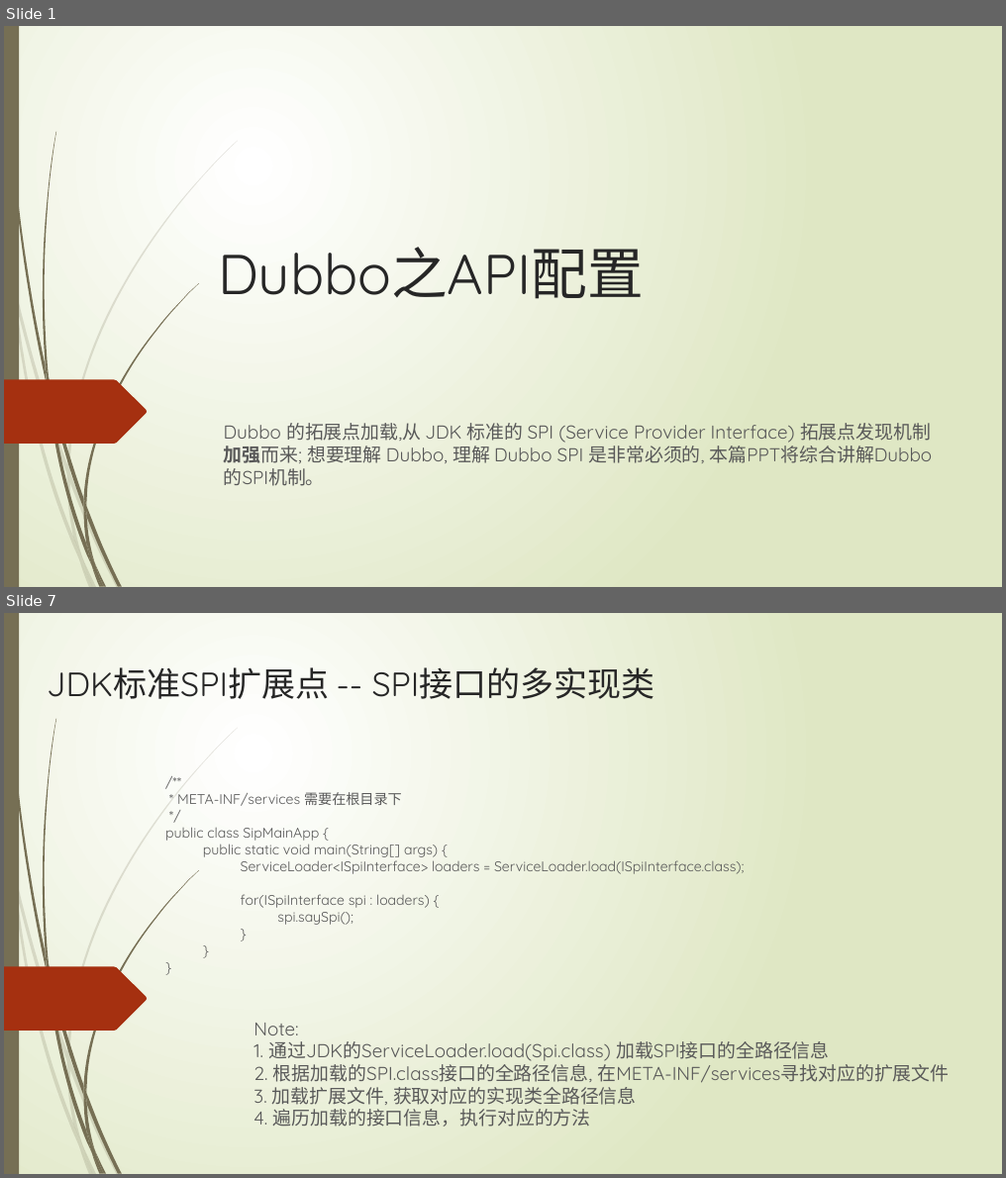
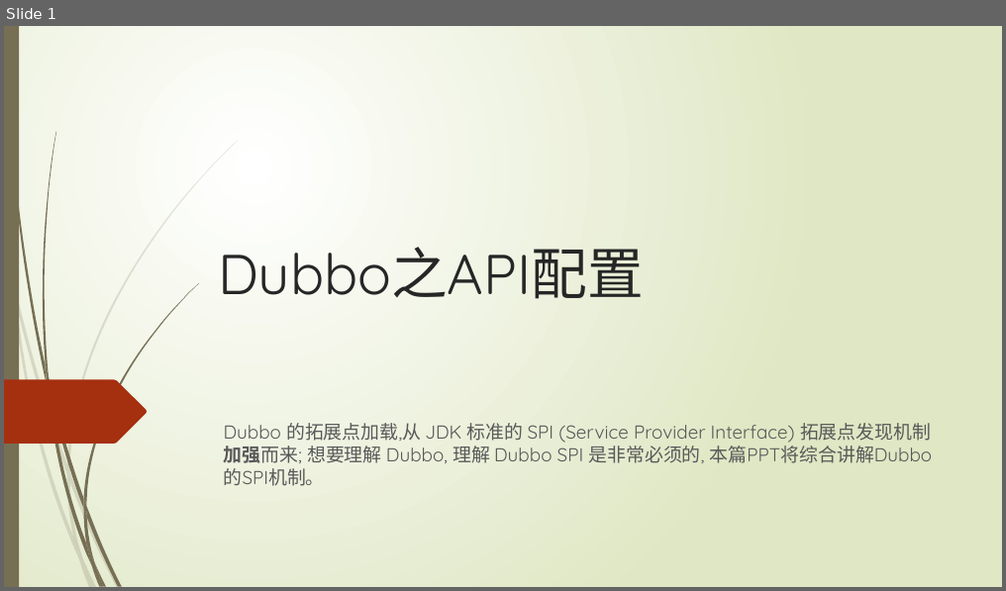
Before and after one commit to ityongman/Source_code_from-entry_to_giveup, a slide deck: dubbo/Dubbo 分析之API配置 v1.0 (二).pptx. Shown one above the other, each under a label of ours: slides 1 and 7 before the commit, slide 1 after it; the slides between them are not shown. The pictures are 1006x1178 and 1006x591 pixels, drawn with LibreOffice and Linux fonts; fonts in the diff are those of the drawing. Boxes give left, top, right and bottom in pixels: in the first picture for what was removed or moved away, otherwise in the second. Text is boxed around its words. In the diff, an @@ line names an element or a change of style, - is before the commit and + after.

Commit message:
增加dubbo服务暴露相关的ppt和对应的图例

```diff
--- a/dubbo/Dubbo 分析之API配置 v1.0 (二).pptx
+++ b/dubbo/Dubbo 分析之API配置 v1.0 (二).pptx
@@ slide 7 removed at (x1=4, y1=613, x2=1002, y2=1174), background gradient #FFFFFF to #DFE8C4; not listed: 24 template elements that a slide beside it also shows @@
@@ text removed at (x1=47, y1=667, x2=655, y2=699) @@
-JDK标准SPI扩展点 -- SPI接口的多实现类
@@ text removed at (x1=165, y1=792, x2=744, y2=925) @@
-/**
-* META-INF/services 需要在根目录下
-*/
-public class SipMainApp {
-public static void main(String[] args) {
-ServiceLoader<ISpiInterface> loaders = ServiceLoader.load(ISpiInterface.class);
-for(ISpiInterface spi : loaders) {
-spi.saySpi();
-}
-}
-}
@@ title removed at (x1=253, y1=1023, x2=948, y2=1127) @@
-Note:
-1. 通过JDK的ServiceLoader.load(Spi.class) 加载SPI接口的全路径信息
-2. 根据加载的SPI.class接口的全路径信息, 在META-INF/services寻找对应的扩展文件
-3. 加载扩展文件, 获取对应的实现类全路径信息
-4. 遍历加载的接口信息，执行对应的方法
```
Also in this commit, not shown: 13 slides added, 22 other slides removed, 6 other files.
